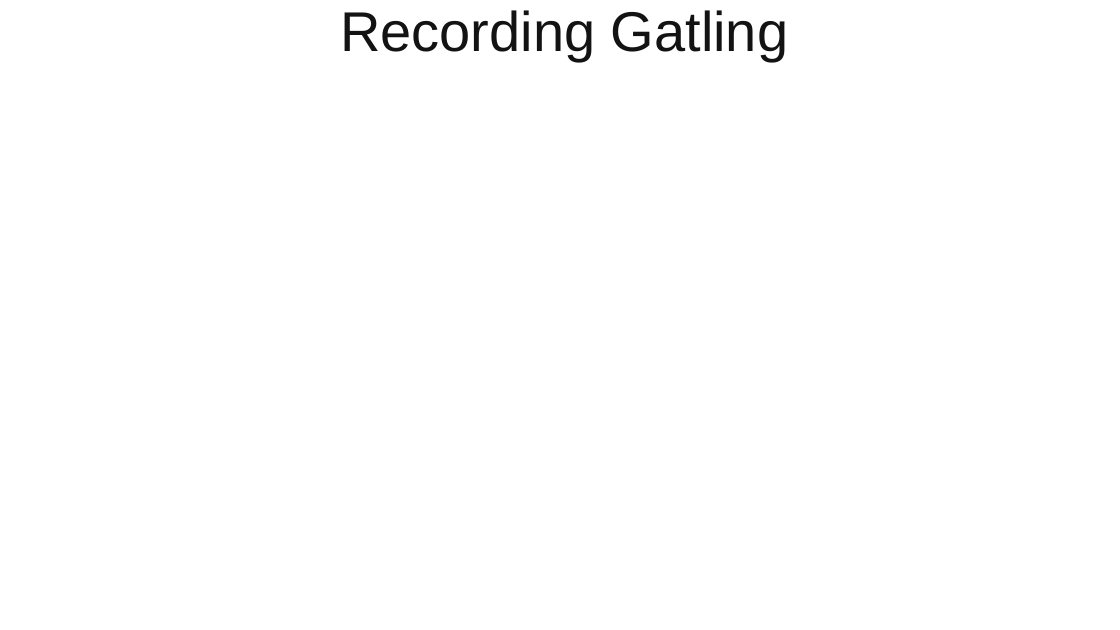
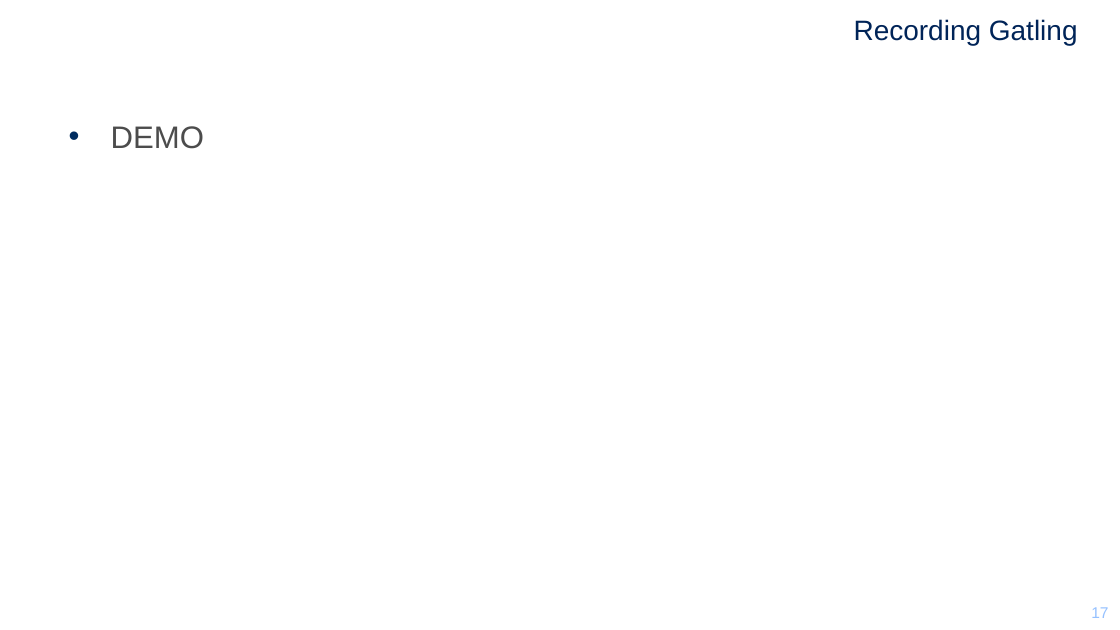
Before and after one commit to mikrob/perfuniversity, a slide deck: slide 17 of PerfUniversity.pptx (slide 13 before the commit). Drawn at 1120x630 pixels with LibreOffice and Linux fonts; fonts in the diff are those of the drawing; background and template pictures are left out. Boxes give left, top, right and bottom in pixels: in the first picture for what was removed or moved away, otherwise in the second. Text is boxed around its words. In the diff, an @@ line names an element or a change of style, - is before the commit and + after.

```diff
--- a/PerfUniversity.pptx
+++ b/PerfUniversity.pptx
@@ title "Recording Gatling" at bbox=[854, 19, 1078, 45]: size 36 to 18 pt, text colour #141313 to #002458; alignment centre to right @@
@@ text added at bbox=[111, 126, 204, 149], 20 pt, text #4C4C4C @@
+• DEMO
@@ page number added at bbox=[1082, 607, 1099, 618], 10 pt, text #96C1FF @@
+17
@@ page number added at bbox=[1091, 607, 1108, 618], 10 pt, text #FFFFFF @@
+17
```
Also in this commit, not shown: 39 other slides changed, 5 slides added, 1 slide removed, 5 other files.
